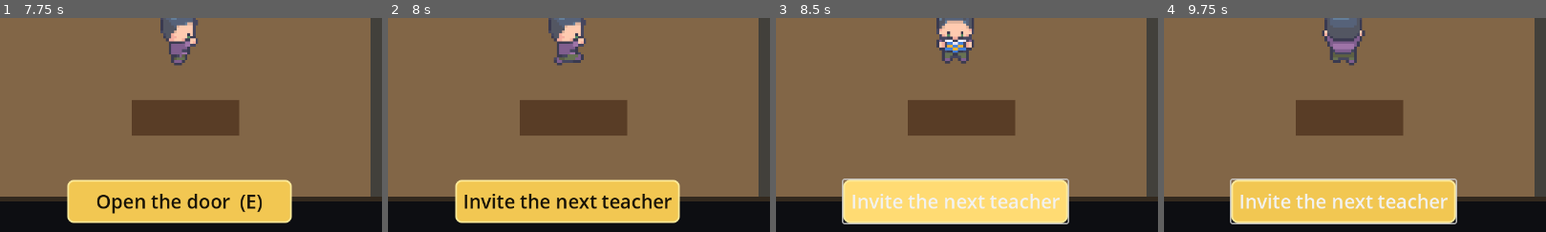
Above: before the commit, frames 1-4 (left to right).
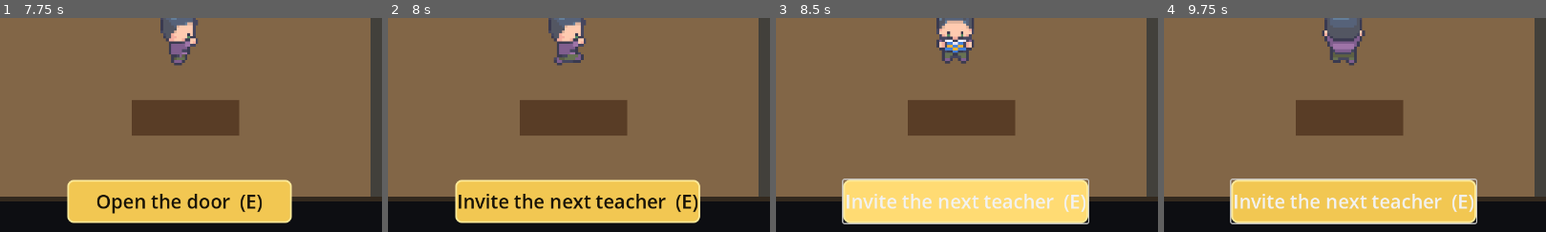
Above: after the commit, the same moments.

Repository: muzhi-hac/skilltown
Game: Godot game, scene res://scenes/room.tscn
Two runs of this game, one before a commit and one after it. Both use one fixed random seed, a clock stepped at 60 frames per second and the inputs below.
Inputs (mouse positions are % of the whole screen's width and height, from its top left):
- Up to frame 1 (7.75 s): click "Open the door (E)" at 0.5 s; click "My progress" at 1.25 s; click "Passport" at 2 s; click "Clear my record" at 2.75 s; click "Confirm" at 3.5 s; click "Clear record" at 4.25 s; click "Confirm" at 5 s; tap Enter (ui_accept) at 5.75, 6.02, 6.77, 7.25 s; move the mouse to (72, 45) at 5.77 s; hold Right (ui_right) 5.78-6.53 s; tap Keypad Enter at 5.85 s; click (72, 45) at 5.92 s; move the mouse to (30, 55) at 6.52 s; hold Down (ui_down) 6.53-7.28 s; tap E at 6.6 s; move the mouse to (60, 28) at 7.27 s; hold Right (ui_right) from 7.28 s (still down); tap Space at 7.35 s
- Up to frame 2 (8 s): keep holding Right (ui_right)
- Up to frame 3 (8.5 s): release Right (ui_right) at 8 s; click "Invite the next teacher" (after the commit: "Invite the next teacher (E)") at 8 s
- Up to frame 4 (9.75 s): click "Invite the next teacher" (after the commit: "Invite the next teacher (E)") at 8.75 s; move the mouse to (45, 70) at 9.52 s; hold Up (ui_up) from 9.53 s (still down); tap Keypad Enter at 9.6 s; click (45, 70) at 9.67 s
The pictures show only the part of the screen within x 26-76%, y 46-96%; the shares and areas given below are measured in that part.

Frame 1 is identical in both runs. In frame 2, 3.2% of the frame differs, in the area x 18-82%, y 75-96%; in frame 3, 3.2%; in frame 4, 3.3%, in the area x 18-82%, y 75-97%.

Commit message:
fix: keep the key hint on the door button, and add a screenshot tool
The controller rewrote the button text on every knock, dropping the "(E)" the
scene had put there - so the keyboard shortcut was invisible in the running
game. Caught by photographing the deployed page.

tools/shoot_page.py drives Chrome over the DevTools Protocol: Chrome's own
--screenshot flag fires at page load, which for a WebAssembly game only ever
captures the loading bar. This waits for the engine, can click and type, and
saves real screenshots - which is also what the demo deliverable needs.

Co-Authored-By: Claude Opus 5 <noreply@anthropic.com>
Claude-Session: https://claude.ai/code/session_01JvpdRZQdDDRsGSN2sL1bXG

Diff:
--- a/godot/scripts/room_controller.gd
+++ b/godot/scripts/room_controller.gd
@@ -170,7 +170,7 @@
 		current = _first_present_coach()
 		door_action = "open"
 		door_button.disabled = false
-		door_button.text = "Open the door"
+		door_button.text = "Open the door  (E)"
 		_set_status("%s is knocking — here for a quick skill check." % current, _waiting_line())
 		_set_knocking(true)
 		_play_knock()
@@ -180,13 +180,13 @@
 		door_action = "invite"
 		door_button.disabled = false
 		_set_knocking(false)
-		door_button.text = "Invite the next teacher"
+		door_button.text = "Invite the next teacher  (E)"
 		_set_status("No one is waiting right now.", "Review your passport, or invite someone in.")
 		return
 	current = str(order.pop_front())
 	door_action = "open"
 	door_button.disabled = false
-	door_button.text = "Open the door"
+	door_button.text = "Open the door  (E)"
 	_set_status("%s is knocking at the door." % current, _waiting_line())
 	_set_knocking(true)
 	_play_knock()
Not shown, added: tools/shoot_page.py
